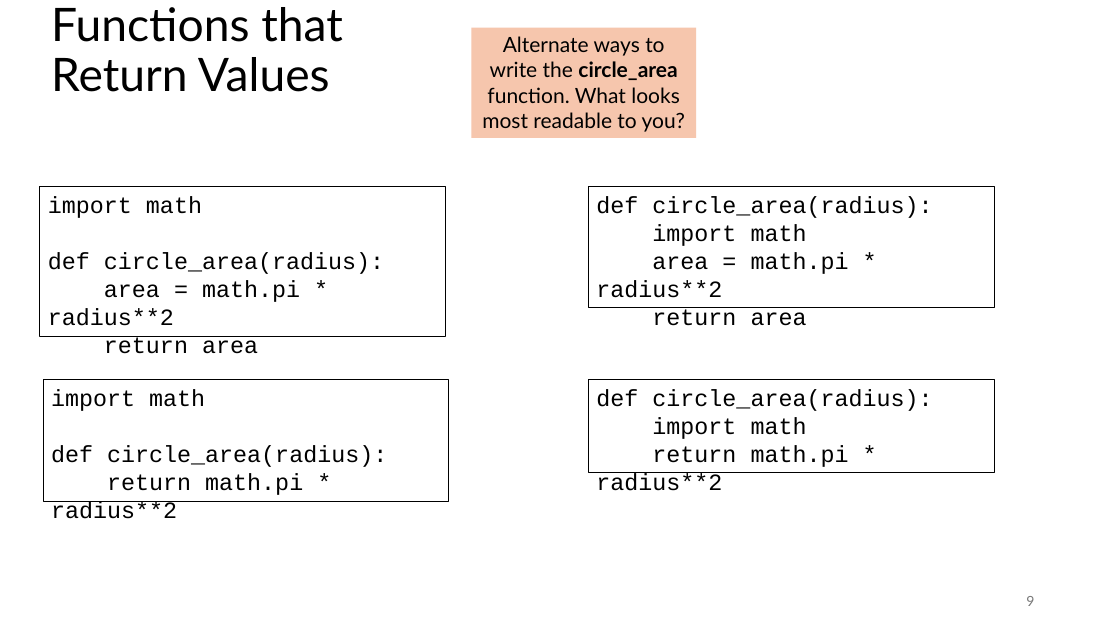
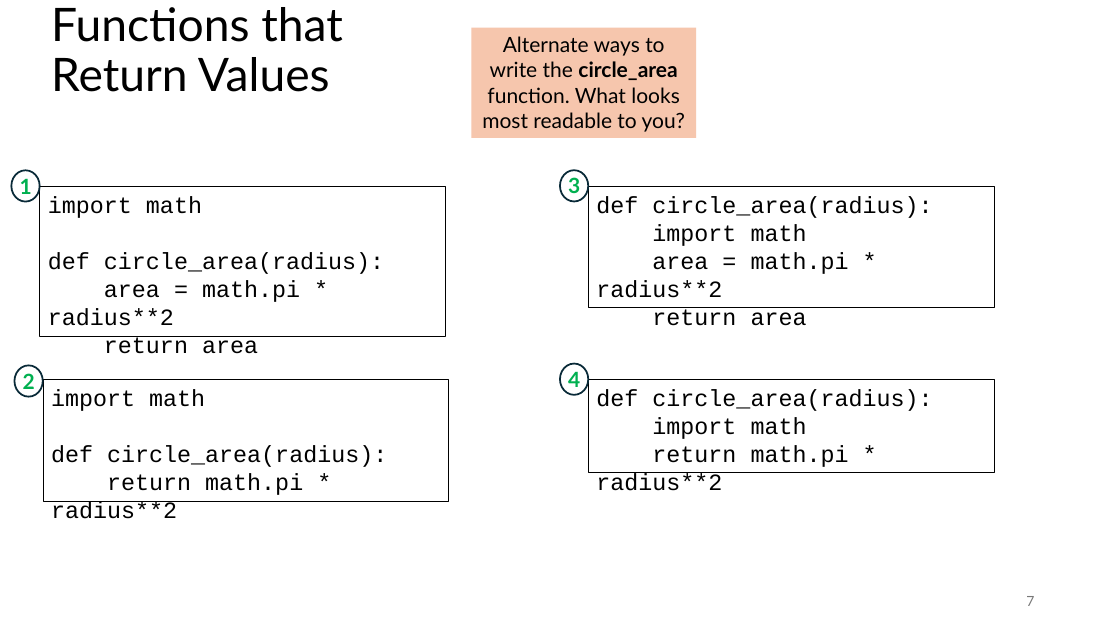
Before and after one commit to tjd1234/cmpt120fall2024, a slide deck: slide 7 of lecture_notes/chapter6/chapter6.pptx (slide 9 before the commit). Drawn at 1120x630 pixels with LibreOffice and Linux fonts; fonts in the diff are those of the drawing. Boxes give left, top, right and bottom in pixels: in the first picture for what was removed or moved away, otherwise in the second. Text is boxed around its words. In the diff, an @@ line names an element or a change of style, - is before the commit and + after.

```diff
--- a/lecture_notes/chapter6/chapter6.pptx
+++ b/lecture_notes/chapter6/chapter6.pptx
@@ ellipse added at bbox=[12, 171, 40, 202], outline #092A39 1.5 pt @@
@@ text added at bbox=[20, 178, 32, 194], 18 pt, text #00B050, bold @@
+1
@@ ellipse added at bbox=[560, 171, 589, 202], outline #092A39 1.5 pt @@
@@ text added at bbox=[568, 177, 580, 193], 18 pt, text #00B050, bold @@
+3
@@ ellipse added at bbox=[14, 365, 43, 397], outline #092A39 1.5 pt @@
@@ text added at bbox=[23, 373, 35, 389], 18 pt, text #00B050, bold @@
+2
@@ ellipse added at bbox=[560, 364, 589, 395], outline #092A39 1.5 pt @@
@@ text added at bbox=[568, 371, 580, 387], 18 pt, text #00B050, bold @@
+4
@@ page number at bbox=[1026, 596, 1034, 606]: text changed @@
-9
+7
```
Also in this commit, not shown: 10 other slides changed, 48 slides added, 2 slides removed, 1 other file.
